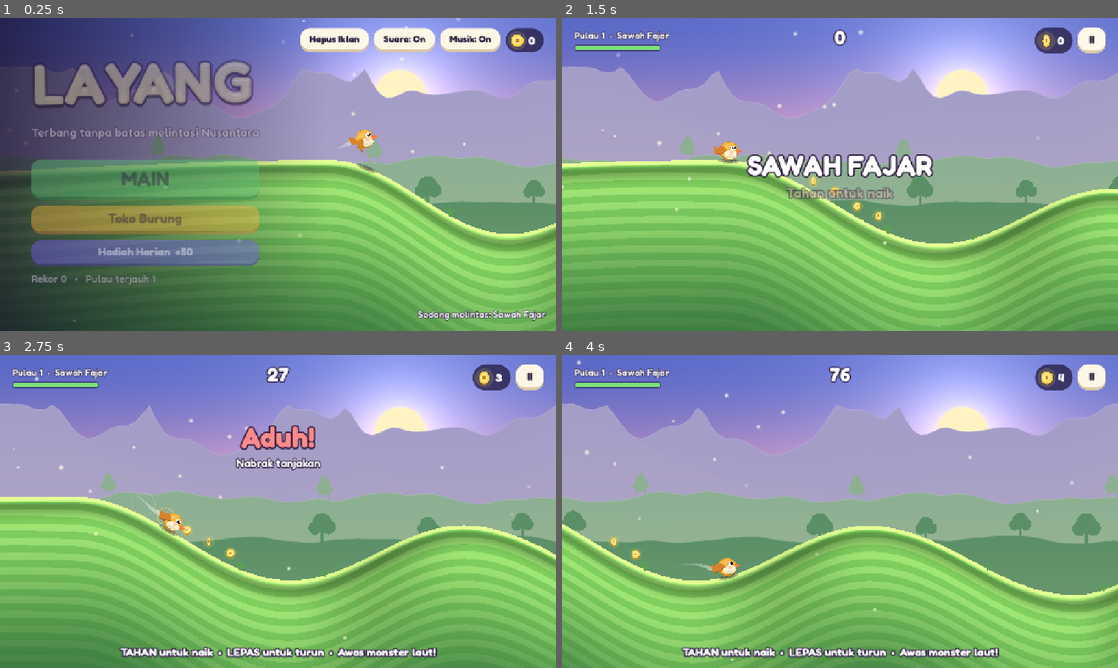
Above: before the commit, frames 1-4 (two rows, left to right).
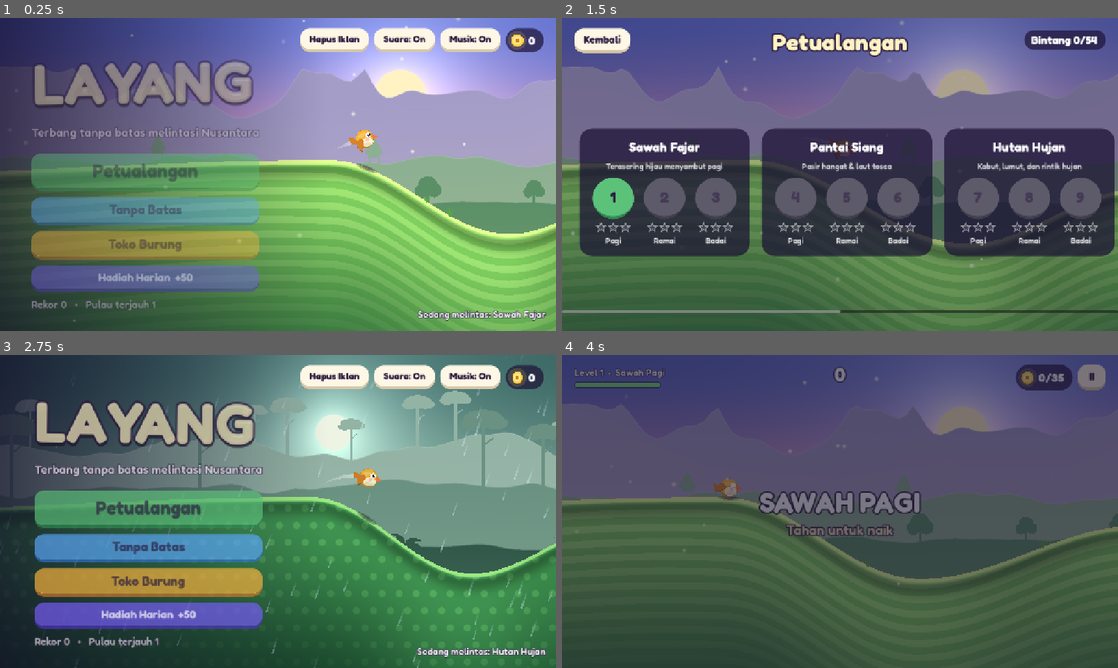
Above: after the commit, the same moments.

Repository: lutfidev/layang
Game: Godot game, scene res://scenes/main_menu.tscn
The game is run twice, just before and just after one commit, with the same random seed, the same clock (stepped at 60 frames per second) and the same inputs.
Inputs (mouse positions are in pixels of both pictures, inside the frame that each line leads up to):
- Up to frame 1 (0.25 s): no input
- Up to frame 2 (1.5 s): click (712, 180) at 0.5 s, where only the run before the commit has a clickable "MAIN"; click (1090, 39) at 1.25 s, where only the run before the commit has a clickable "II"
- Up to frame 3 (2.75 s): click (38, 376) at 2 s, where only the run after the commit has a clickable "Kembali"
- Up to frame 4 (4 s): click (712, 508) at 2.75 s, where only the run after the commit has a clickable "Petualangan"; click (612, 536) at 3.5 s, where only the run after the commit has a clickable "1"

The runs differ from the first frame. In frame 1, 14% of the frame differs, in the area x 5-47%, y 43-94%; in frame 2, 99%; in frame 3, 99%; in frame 4, 100%, in the area x 0-100%, y 0-100%.

Commit message:
feat(ui): level map and two-mode main menu

Diff:
--- /dev/null
+++ b/scenes/level_map.tscn
@@ -0,0 +1,6 @@
+[gd_scene load_steps=2 format=3]
+
+[ext_resource type="Script" path="res://scripts/ui/level_map.gd" id="1"]
+
+[node name="LevelMap" type="Node2D"]
+script = ExtResource("1")
--- /dev/null
+++ b/scripts/ui/level_map.gd
@@ -0,0 +1,155 @@
+extends Node2D
+## Adventure map: 6 island groups x 3 levels in a sideways scroll, over an autopilot island backdrop.
+## A level opens when the one before has a star and its island's hazard exists (Game.is_unlocked).
+
+const BTN := 96.0
+
+var world: World
+var level_buttons: Array[Button] = []
+var _scroll: ScrollContainer
+var _groups: Array[Control] = []
+
+
+func _ready() -> void:
+	world = World.new()
+	world.autoplay = true
+	world.input_enabled = false
+	world.hazards = false
+	world.start_island = int(Levels.all()[scroll_target_index()].island)
+	world.sun_progress = 0.8
+	world.bird_screen_x = 0.5
+	add_child(world)
+	_build_ui()
+
+
+## Index of the level the map scrolls to: the last one the player can open.
+func scroll_target_index() -> int:
+	return Game.last_unlocked_index()
+
+
+func _build_ui() -> void:
+	var layer := CanvasLayer.new()
+	layer.layer = 10
+	add_child(layer)
+	var root := UIKit.full_rect(Control.new())
+	layer.add_child(root)
+	var shade := ColorRect.new()
+	shade.color = Color(0.06, 0.03, 0.14, 0.35)
+	shade.mouse_filter = Control.MOUSE_FILTER_IGNORE
+	root.add_child(UIKit.full_rect(shade))
+
+	# top bar: back, title, star total
+	var back := UIKit.button("Kembali", UIKit.CREAM, Color("#d8c7a8"), 24)
+	back.position = Vector2(28, 24)
+	back.pressed.connect(func(): Game.goto("res://scenes/main_menu.tscn"))
+	root.add_child(back)
+	var title := UIKit.label("Petualangan", 54, Color("#fff3c4"), true, 14)
+	title.set_anchors_preset(Control.PRESET_CENTER_TOP)
+	title.grow_horizontal = Control.GROW_DIRECTION_BOTH
+	title.horizontal_alignment = HORIZONTAL_ALIGNMENT_CENTER
+	title.position.y = 22
+	root.add_child(title)
+	var total := UIKit.pill("Bintang %d/%d" % [Game.total_stars(), Levels.all().size() * 3])
+	root.add_child(total)
+	total.set_anchors_and_offsets_preset(Control.PRESET_TOP_RIGHT, Control.PRESET_MODE_MINSIZE, 28)
+	total.grow_horizontal = Control.GROW_DIRECTION_BEGIN
+
+	# the island groups
+	_scroll = ScrollContainer.new()
+	_scroll.vertical_scroll_mode = ScrollContainer.SCROLL_MODE_DISABLED
+	_scroll.anchor_right = 1.0
+	_scroll.anchor_bottom = 1.0
+	_scroll.offset_top = 130
+	_scroll.offset_bottom = -40
+	root.add_child(_scroll)
+	var row := HBoxContainer.new()
+	row.add_theme_constant_override("separation", 28)
+	row.size_flags_vertical = Control.SIZE_EXPAND_FILL
+	_scroll.add_child(row)
+	var pad := Control.new()
+	pad.custom_minimum_size = Vector2(12, 0)
+	row.add_child(pad)
+	for k in Biomes.count():
+		var g := _island_group(k)
+		_groups.append(g)
+		row.add_child(g)
+	var pad2 := pad.duplicate()
+	row.add_child(pad2)
+	_scroll_to.call_deferred(scroll_target_index() / 3)
+
+
+func _island_group(k: int) -> Control:
+	var b := Biomes.get_biome(k)
+	var ready_island := Levels.READY_ISLANDS.has(b.id)
+	var p := UIKit.panel(Color(0.1, 0.06, 0.2, 0.72), 30)
+	p.size_flags_vertical = Control.SIZE_SHRINK_CENTER
+	var v := VBoxContainer.new()
+	v.add_theme_constant_override("separation", 14)
+	p.add_child(v)
+	var name_l := UIKit.label(String(b.name), 30, Color.WHITE, true)
+	name_l.horizontal_alignment = HORIZONTAL_ALIGNMENT_CENTER
+	v.add_child(name_l)
+	var sub := UIKit.label(String(b.subtitle), 18, Color(1, 1, 1, 0.75))
+	sub.horizontal_alignment = HORIZONTAL_ALIGNMENT_CENTER
+	v.add_child(sub)
+	var h := HBoxContainer.new()
+	h.alignment = BoxContainer.ALIGNMENT_CENTER
+	h.add_theme_constant_override("separation", 22)
+	v.add_child(h)
+	for t in 3:
+		var i := k * 3 + t
+		h.add_child(_level_cell(i))
+	if not ready_island:
+		var soon := UIKit.label("Segera hadir", 24, Color("#ffd27c"), true, 6)
+		soon.horizontal_alignment = HORIZONTAL_ALIGNMENT_CENTER
+		v.add_child(soon)
+	return p
+
+
+func _level_cell(i: int) -> Control:
+	var lv: Dictionary = Levels.all()[i]
+	var open := Game.is_unlocked(String(lv.id))
+	var stars := int(Game.level_stars.get(lv.id, 0))
+	var cell := VBoxContainer.new()
+	cell.add_theme_constant_override("separation", 6)
+	var col := UIKit.SUN if stars > 0 else UIKit.LEAF
+	var dark := UIKit.SUN_DARK if stars > 0 else UIKit.LEAF_DARK
+	if not open:
+		col = Color("#8f8aa3")
+		dark = Color("#5d5870")
+	var btn := UIKit.button(str(i + 1), col, dark, 36)
+	btn.custom_minimum_size = Vector2(BTN, BTN)
+	for st in ["normal", "hover", "pressed", "disabled"]:
+		var sb := btn.get_theme_stylebox(st)
+		if sb is StyleBoxFlat:
+			var c := (sb as StyleBoxFlat).duplicate()
+			c.set_corner_radius_all(int(BTN / 2))
+			btn.add_theme_stylebox_override(st, c)
+	btn.disabled = not open
+	btn.pressed.connect(func():
+		Game.current_level = String(lv.id)
+		Game.goto("res://scenes/game.tscn"))
+	level_buttons.append(btn)
+	cell.add_child(btn)
+	var strip := StarStrip.new()
+	strip.stars = stars
+	strip.custom_minimum_size = Vector2(BTN, 26)
+	cell.add_child(strip)
+	var tier := UIKit.label(Levels.TIER_NAMES[int(lv.tier)], 18, Color(1, 1, 1, 0.8))
+	tier.horizontal_alignment = HORIZONTAL_ALIGNMENT_CENTER
+	cell.add_child(tier)
+	return cell
+
+
+func _scroll_to(group: int) -> void:
+	if group < _groups.size():
+		_scroll.scroll_horizontal = int(maxf(0.0, _groups[group].position.x - 40.0))
+
+
+class StarStrip:
+	extends Control
+	var stars := 0
+
+	func _draw() -> void:
+		for i in 3:
+			Art.level_star(self, Vector2(size.x * 0.5 + (i - 1) * 28.0, size.y * 0.5), 11.0, i < stars)
--- a/scripts/ui/main_menu.gd
+++ b/scripts/ui/main_menu.gd
@@ -57,13 +57,18 @@
 	var tag := UIKit.label("Terbang tanpa batas melintasi Nusantara", 28, Color.WHITE, false, 8)
 	col.add_child(tag)
 	var gap := Control.new()
-	gap.custom_minimum_size = Vector2(0, 18)
+	gap.custom_minimum_size = Vector2(0, 4)
 	col.add_child(gap)
 
-	var play := UIKit.button("MAIN", UIKit.LEAF, UIKit.LEAF_DARK, 46, 380)
-	play.custom_minimum_size.y = 92
-	play.pressed.connect(func(): Game.goto("res://scenes/game.tscn"))
+	var play := UIKit.button("Petualangan", UIKit.LEAF, UIKit.LEAF_DARK, 42, 380)
+	play.custom_minimum_size.y = 86
+	play.pressed.connect(func(): Game.goto("res://scenes/level_map.tscn"))
 	col.add_child(play)
+	var endless := UIKit.button("Tanpa Batas", UIKit.SKY, UIKit.SKY_DARK, 30, 380)
+	endless.pressed.connect(func():
+		Game.current_level = ""
+		Game.goto("res://scenes/game.tscn"))
+	col.add_child(endless)
 	var shop := UIKit.button("Toko Burung", UIKit.SUN, UIKit.SUN_DARK, 30, 380)
 	shop.pressed.connect(func(): Game.goto("res://scenes/shop.tscn"))
 	col.add_child(shop)
--- a/tests/test_levels.gd
+++ b/tests/test_levels.gd
@@ -332,3 +332,68 @@
 		return "only %d level coins" % g.level_coins_total
 	var got: String = (g.coin_pill.get_node("H/Label") as Label).text
 	return "" if got == want else "coin label %s, want %s" % [got, want]
+
+
+# ---------------------------------------------------------------- map + menu (Task 4)
+
+func _scene(path: String) -> Node:
+	var n: Node = load(path).instantiate()
+	runner.add_child(n)
+	return n
+
+
+func _free_node(n: Node) -> void:
+	runner.remove_child(n)
+	n.free()
+
+
+func _count_text(n: Node, text: String) -> int:
+	var c := 1 if (n is Label and (n as Label).text == text) else 0
+	for ch in n.get_children():
+		c += _count_text(ch, text)
+	return c
+
+
+func test_map_buttons() -> String:
+	var keep: Dictionary = Game.level_stars.duplicate()
+	Game.level_stars = {"sawah-1": 2}
+	var m := _scene("res://scenes/level_map.tscn")
+	var r := ""
+	var btns: Array = m.level_buttons
+	if btns.size() != 18:
+		r = "%d level buttons" % btns.size()
+	else:
+		for i in 18:
+			var b: Button = btns[i]
+			var id: String = Levels.all()[i].id
+			if b.text != str(i + 1):
+				r = "button %d text %s" % [i, b.text]
+				break
+			if b.disabled == Game.is_unlocked(id):
+				r = "button %d (%s) disabled=%s" % [i, id, b.disabled]
+				break
+		if r == "" and m.scroll_target_index() != 1:
+			r = "scroll target %d" % m.scroll_target_index()
+		if r == "" and not _has_text(m, "Bintang 2/54"):
+			r = "no star total"
+	_free_node(m)
+	Game.level_stars = keep
+	return r
+
+
+func test_map_coming_soon() -> String:
+	var m := _scene("res://scenes/level_map.tscn")
+	var n := _count_text(m, "Segera hadir")
+	_free_node(m)
+	return "" if n == 3 else "%d 'Segera hadir' labels" % n
+
+
+func test_menu_two_modes() -> String:
+	var m := _scene("res://scenes/main_menu.tscn")
+	var r := ""
+	if not _has_text(m, "Petualangan") or not _has_text(m, "Tanpa Batas"):
+		r = "missing mode buttons"
+	elif _has_text(m, "MAIN"):
+		r = "old MAIN button still there"
+	_free_node(m)
+	return r
Not shown, added: scripts/ui/level_map.gd.uid
